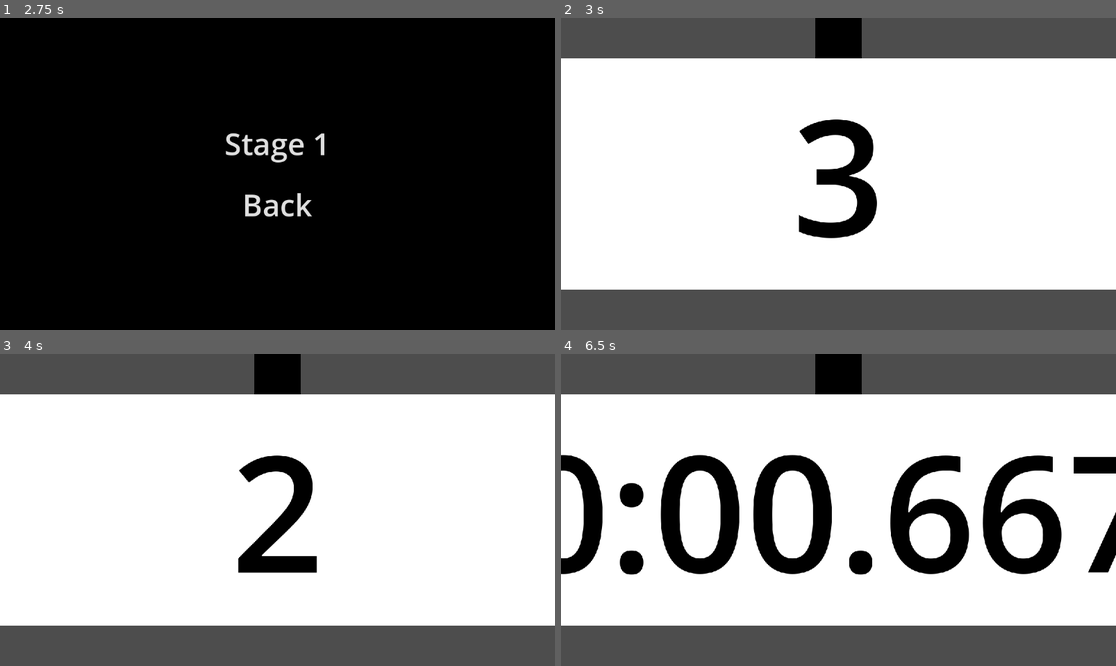
Above: before the commit, frames 1-4 (two rows, left to right).
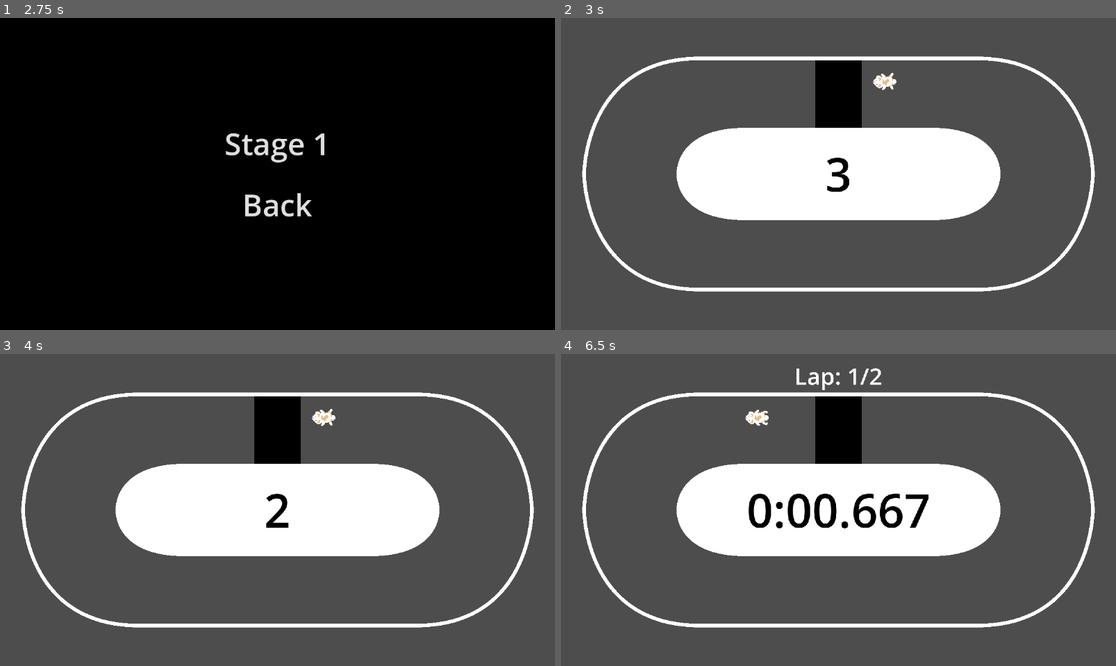
Above: after the commit, the same moments.

Repository: ChrisCee2/20gc4indy500
Game: Godot game, scene res://main_menu.tscn
Same seed, same stepped clock (60 frames per second), same inputs: the game is played once before the commit and once after it. Sound files missing from this copy of the repository are replaced by a short silence.
Inputs (mouse positions are in pixels of both pictures, inside the frame that each line leads up to):
- Up to frame 1 (2.75 s): click "Time Trial" at 0.5 s; click "Back" at 1.25 s; click "Time Trial" at 2 s
- Up to frame 2 (3 s): click "Stage 1" at 2.75 s
- Up to frame 3 (4 s): tap Enter at 3.5 s; move the mouse to (399, 494) at 3.52 s; hold D (right) from 3.53 s (still down)
- Up to frame 4 (6.5 s): tap Space (return_to_menu) at 4.25 s; move the mouse to (727, 525) at 4.27 s; release D (right) at 4.28 s; hold S (down) 4.28-5.03 s; move the mouse to (894, 441) at 5.02 s; hold D (right) 5.03-5.78 s; tap Enter at 5.75 s; move the mouse to (810, 572) at 5.77 s; hold W (up) from 5.78 s (still down)

Frame 1 is identical in both runs. In frame 2, 60% of the frame differs, in the area x 0-100%, y 0-88%; in frame 3, 59%; in frame 4, 64%.

Commit message:
GC4-11: Zoom into game more to see dog

Diff:
--- a/main_menu.tscn
+++ b/main_menu.tscn
@@ -49,7 +49,6 @@
 theme_override_constants/v_separation = 40
 
 [node name="TimeModeButton" type="Button" parent="GridContainer"]
-texture_filter = 1
 layout_mode = 2
 size_flags_horizontal = 6
 size_flags_vertical = 4
@@ -68,7 +67,6 @@
 text = "Time Trial"
 
 [node name="ExitButton" type="Button" parent="GridContainer"]
-texture_filter = 1
 layout_mode = 2
 size_flags_horizontal = 6
 size_flags_vertical = 4
--- a/stages/stage_1.tscn
+++ b/stages/stage_1.tscn
@@ -47,7 +47,7 @@
 grow_vertical = 2
 theme_override_colors/font_color = Color(0, 0, 0, 1)
 theme_override_colors/font_outline_color = Color(0, 0, 0, 1)
-theme_override_font_sizes/font_size = 448
+theme_override_font_sizes/font_size = 128
 text = "0"
 horizontal_alignment = 1
 vertical_alignment = 1
@@ -58,8 +58,8 @@
 anchors_preset = 5
 anchor_left = 0.5
 anchor_right = 0.5
-offset_top = -1000.0
-offset_bottom = -1000.0
+offset_top = -372.0
+offset_bottom = -372.0
 grow_horizontal = 2
 
 [node name="HeaderLabel" type="Label" parent="Control2"]
@@ -76,7 +76,7 @@
 offset_bottom = 174.5
 grow_horizontal = 2
 grow_vertical = 2
-theme_override_font_sizes/font_size = 256
+theme_override_font_sizes/font_size = 64
 text = "Press space to leave"
 horizontal_alignment = 1
 vertical_alignment = 1
--- a/tracks/track_1.tscn
+++ b/tracks/track_1.tscn
@@ -7,39 +7,27 @@
 
 [sub_resource type="Curve2D" id="Curve2D_jhe20"]
 _data = {
-"points": PackedVector2Array(0, 0, 0, 0, -896, -320, 0, 0, 320, 0, 896, -320, 0, 0, 0, 0, 1216, 0, 320, 0, 0, 0, 896, 320, 0, 0, -320, 0, -896, 320, 0, 0, 0, 0, -1216, 0, -320, 0, 0, 0, -896, -320)
+"points": PackedVector2Array(0, 0, 0, 0, -384, -320, 0, 0, 320, 0, 384, -320, 0, 0, 0, 0, 704, 0, 320, 0, 0, 0, 384, 320, 0, 0, -320, 0, -384, 320, 0, 0, 0, 0, -704, 0, -320, 0, 0, 0, -384, -320)
 }
 point_count = 7
 
-[sub_resource type="Curve2D" id="Curve2D_c2oby"]
+[sub_resource type="Curve2D" id="Curve2D_cejyx"]
 _data = {
-"points": PackedVector2Array(0, 0, 0, 0, -960, -768, 0, 0, 768, 0, 960, -768, 0, 0, 0, 0, 1664, 0, 768, 0, 0, 0, 960, 768, 0, 0, -768, 0, -960, 768, 0, 0, 0, 0, -1664, 8, -768, 0, 0, 0, -960, -768)
+"points": PackedVector2Array(0, 0, 0, 0, -256, -128, 0, 0, 200, 0, 256, -128, 0, 0, 0, 0, 448, 0, 200, 0, 0, 0, 256, 128, 0, 0, -200, 0, -256, 128, 0, 0, 0, 0, -448, 0, -200, 0, 0, 0, -256, -128)
 }
 point_count = 7
 
 [sub_resource type="RectangleShape2D" id="RectangleShape2D_jhe20"]
-size = Vector2(128, 448)
+size = Vector2(128, 192)
 
 [sub_resource type="CanvasTexture" id="CanvasTexture_jhe20"]
 
-[sub_resource type="RectangleShape2D" id="RectangleShape2D_xv2qj"]
-size = Vector2(128, 448)
+[sub_resource type="RectangleShape2D" id="RectangleShape2D_cejyx"]
+size = Vector2(128, 192)
 
 [node name="Track1" type="Node" node_paths=PackedStringArray("spawn")]
 script = ExtResource("1_iwm28")
 spawn = NodePath("Spawn")
-
-[node name="InnerBorder" parent="." node_paths=PackedStringArray("collision_polygon", "path", "polygon") instance=ExtResource("2_jhe20")]
-collision_polygon = NodePath("CollisionPolygon2D")
-path = NodePath("Path2D")
-polygon = NodePath("Polygon2D")
-
-[node name="CollisionPolygon2D" type="CollisionPolygon2D" parent="InnerBorder"]
-
-[node name="Path2D" type="Path2D" parent="InnerBorder"]
-curve = SubResource("Curve2D_jhe20")
-
-[node name="Polygon2D" type="Polygon2D" parent="InnerBorder"]
 
 [node name="OuterBorder" parent="." node_paths=PackedStringArray("collision_polygon", "path", "line") instance=ExtResource("2_jhe20")]
 collision_polygon = NodePath("CollisionPolygon2D")
@@ -50,29 +38,39 @@
 build_mode = 1
 
 [node name="Path2D" type="Path2D" parent="OuterBorder"]
-curve = SubResource("Curve2D_c2oby")
+curve = SubResource("Curve2D_jhe20")
 
 [node name="Line2D" type="Line2D" parent="OuterBorder"]
 
+[node name="InnerBorder" parent="." node_paths=PackedStringArray("collision_polygon", "path", "polygon") instance=ExtResource("2_jhe20")]
+collision_polygon = NodePath("CollisionPolygon2D")
+path = NodePath("Path2D")
+polygon = NodePath("Polygon2D")
+
+[node name="CollisionPolygon2D" type="CollisionPolygon2D" parent="InnerBorder"]
+
+[node name="Polygon2D" type="Polygon2D" parent="InnerBorder"]
+
+[node name="Path2D" type="Path2D" parent="InnerBorder"]
+curve = SubResource("Curve2D_cejyx")
+
 [node name="Spawn" type="Node2D" parent="."]
-position = Vector2(128, -768)
+position = Vector2(128, -320)
 rotation = -1.5708
 
 [node name="FinishLine" parent="." instance=ExtResource("3_btncu")]
+position = Vector2(0, -224)
 
 [node name="CollisionShape2D" type="CollisionShape2D" parent="FinishLine"]
-position = Vector2(0, -544)
 shape = SubResource("RectangleShape2D_jhe20")
 
 [node name="Sprite2D" type="Sprite2D" parent="FinishLine/CollisionShape2D"]
 modulate = Color(0, 0, 0, 1)
-scale = Vector2(128, 448)
+scale = Vector2(128, 192)
 texture = SubResource("CanvasTexture_jhe20")
 
 [node name="StartLine" parent="." instance=ExtResource("4_cejyx")]
-position = Vector2(-128, -544)
-scale = Vector2(64, 448)
+position = Vector2(-128, -224)
 
 [node name="CollisionShape2D" type="CollisionShape2D" parent="StartLine"]
-scale = Vector2(0.015625, 0.00223214)
-shape = SubResource("RectangleShape2D_xv2qj")
+shape = SubResource("RectangleShape2D_cejyx")
